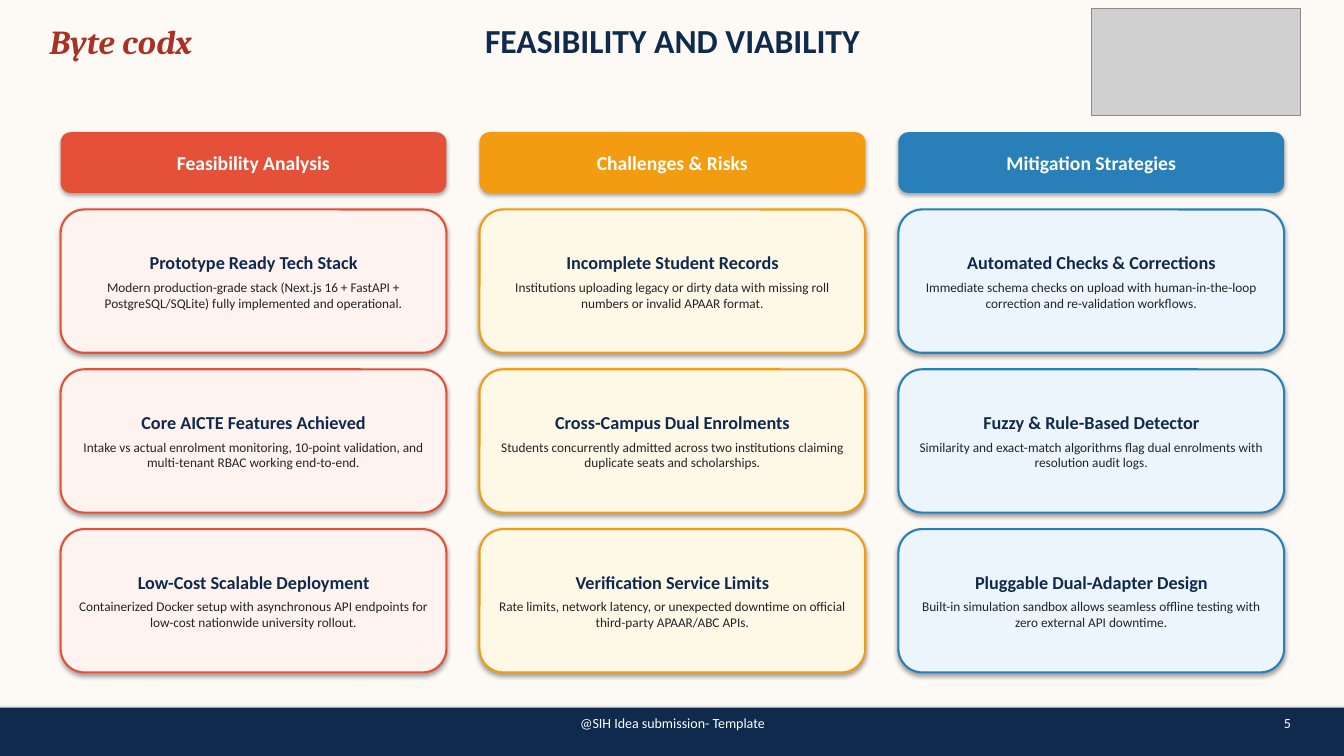
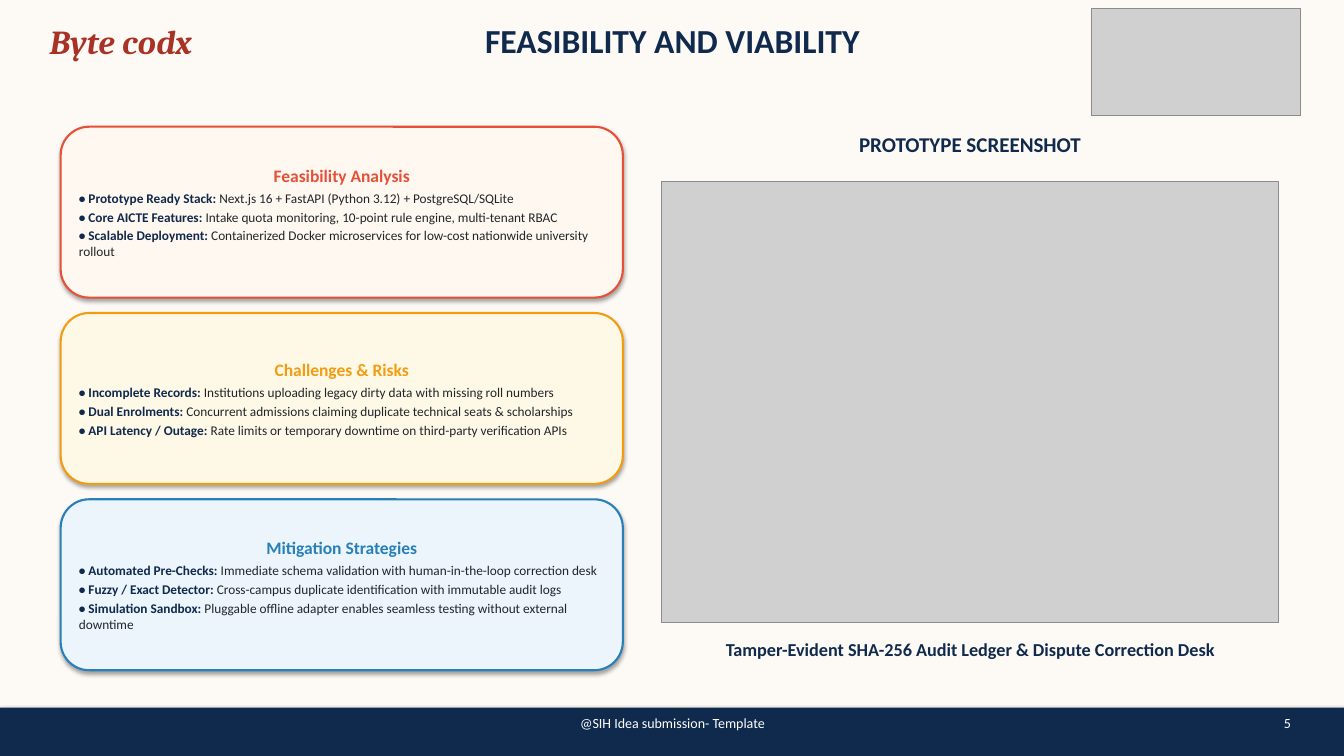
Before and after one commit to SDP-001/SIH, a slide deck: slide 5 of SIH2026-IDEA-Presentation_APAAR-Vault.pptx. Drawn at 1344x756 pixels with LibreOffice and Linux fonts; fonts in the diff are those of the drawing; grey boxes stand for pictures. Boxes give left, top, right and bottom in pixels: in the first picture for what was removed or moved away, otherwise in the second. Text is boxed around its words. In the diff, an @@ line names an element or a change of style, - is before the commit and + after.

Commit message:
docs: add prototype and architecture images across all 5 slides matching template format

```diff
--- a/SIH2026-IDEA-Presentation_APAAR-Vault.pptx
+++ b/SIH2026-IDEA-Presentation_APAAR-Vault.pptx
@@ rounded rectangle "Feasibility Analysis": place and size @@
-rounded rectangle "Feasibility Analysis" at bbox=[60, 132, 447, 193]
+rounded rectangle "Feasibility Analysis" at bbox=[60, 127, 623, 298]
@@ rounded rectangle "Feasibility Analysis" at bbox=[60, 127, 623, 298]: fill #E55039 to #FFF8F0; outline none to #E55039 1.5 pt @@
@@ text added at bbox=[859, 138, 1080, 152], 15 pt, text #102A4D, bold @@
+PROTOTYPE SCREENSHOT
@@ text in rounded rectangle at bbox=[274, 169, 410, 185]: size 14 to 12.5 pt, text colour #FFFFFF to #E55039 in "Feasibility Analysis"; more space between paragraphs @@
@@ text in rounded rectangle at bbox=[79, 193, 588, 256]: paragraphs added @@
+• Prototype Ready Stack: Next.js 16 + FastAPI (Python 3.12) + PostgreSQL/SQLite
+• Core AICTE Features: Intake quota monitoring, 10-point rule engine, multi-tenant RBAC
+• Scalable Deployment: Containerized Docker microservices for low-cost nationwide university rollout
@@ picture added at bbox=[661, 181, 1278, 622] @@
@@ rounded rectangle removed at bbox=[60, 210, 447, 353] @@
-Prototype Ready Tech Stack
-Modern production-grade stack (Next.js 16 + FastAPI + PostgreSQL/SQLite) fully implemented and operational.
@@ rounded rectangle removed at bbox=[480, 210, 866, 353] @@
-Incomplete Student Records
-Institutions uploading legacy or dirty data with missing roll numbers or invalid APAAR format.
@@ rounded rectangle removed at bbox=[898, 210, 1285, 353] @@
-Automated Checks & Corrections
-Immediate schema checks on upload with human-in-the-loop correction and re-validation workflows.
@@ rounded rectangle "Challenges & Risks": place and size @@
-rounded rectangle "Challenges & Risks" at bbox=[480, 132, 866, 193]
+rounded rectangle "Challenges & Risks" at bbox=[60, 314, 623, 485]
@@ rounded rectangle "Challenges & Risks" at bbox=[60, 314, 623, 485]: fill #F39C12 to #FEF9E7; outline none to #F39C12 1.5 pt @@
@@ rounded rectangle removed at bbox=[60, 369, 447, 512] @@
-Core AICTE Features Achieved
-Intake vs actual enrolment monitoring, 10-point validation, and multi-tenant RBAC working end-to-end.
@@ text in rounded rectangle at bbox=[88, 387, 573, 438]: paragraphs added @@
+• Incomplete Records: Institutions uploading legacy dirty data with missing roll numbers
+• Dual Enrolments: Concurrent admissions claiming duplicate technical seats & scholarships
+• API Latency / Outage: Rate limits or temporary downtime on third-party verification APIs
@@ text in rounded rectangle at bbox=[275, 363, 409, 379]: size 14 to 12.5 pt, text colour #FFFFFF to #F39C12 in "Challenges & Risks"; more space between paragraphs @@
@@ rounded rectangle removed at bbox=[480, 369, 866, 512] @@
-Cross-Campus Dual Enrolments
-Students concurrently admitted across two institutions claiming duplicate seats and scholarships.
@@ rounded rectangle removed at bbox=[898, 369, 1285, 512] @@
-Fuzzy & Rule-Based Detector
-Similarity and exact-match algorithms flag dual enrolments with resolution audit logs.
@@ rounded rectangle "Mitigation Strategies": place and size @@
-rounded rectangle "Mitigation Strategies" at bbox=[898, 132, 1285, 193]
+rounded rectangle "Mitigation Strategies" at bbox=[60, 499, 623, 670]
@@ rounded rectangle "Mitigation Strategies" at bbox=[60, 499, 623, 670]: fill #2980B9 to #EBF5FB; outline none to #2980B9 1.5 pt @@
@@ rounded rectangle removed at bbox=[60, 529, 447, 673] @@
-Low-Cost Scalable Deployment
-Containerized Docker setup with asynchronous API endpoints for low-cost nationwide university rollout.
@@ rounded rectangle removed at bbox=[480, 529, 866, 673] @@
-Verification Service Limits
-Rate limits, network latency, or unexpected downtime on official third-party APAAR/ABC APIs.
@@ rounded rectangle removed at bbox=[898, 529, 1285, 673] @@
-Pluggable Dual-Adapter Design
-Built-in simulation sandbox allows seamless offline testing with zero external API downtime.
@@ text in rounded rectangle at bbox=[79, 565, 597, 629]: paragraphs added @@
+• Automated Pre-Checks: Immediate schema validation with human-in-the-loop correction desk
+• Fuzzy / Exact Detector: Cross-campus duplicate identification with immutable audit logs
+• Simulation Sandbox: Pluggable offline adapter enables seamless testing without external downtime
@@ text in rounded rectangle at bbox=[266, 541, 418, 557]: size 14 to 12.5 pt, text colour #FFFFFF to #2980B9 in "Mitigation Strategies"; more space between paragraphs @@
@@ text added at bbox=[726, 643, 1215, 659], 13 pt, text #102A4D, bold @@
+Tamper-Evident SHA-256 Audit Ledger & Dispute Correction Desk
```
Also in this commit, not shown: 2 other slides changed, 5 other files.
